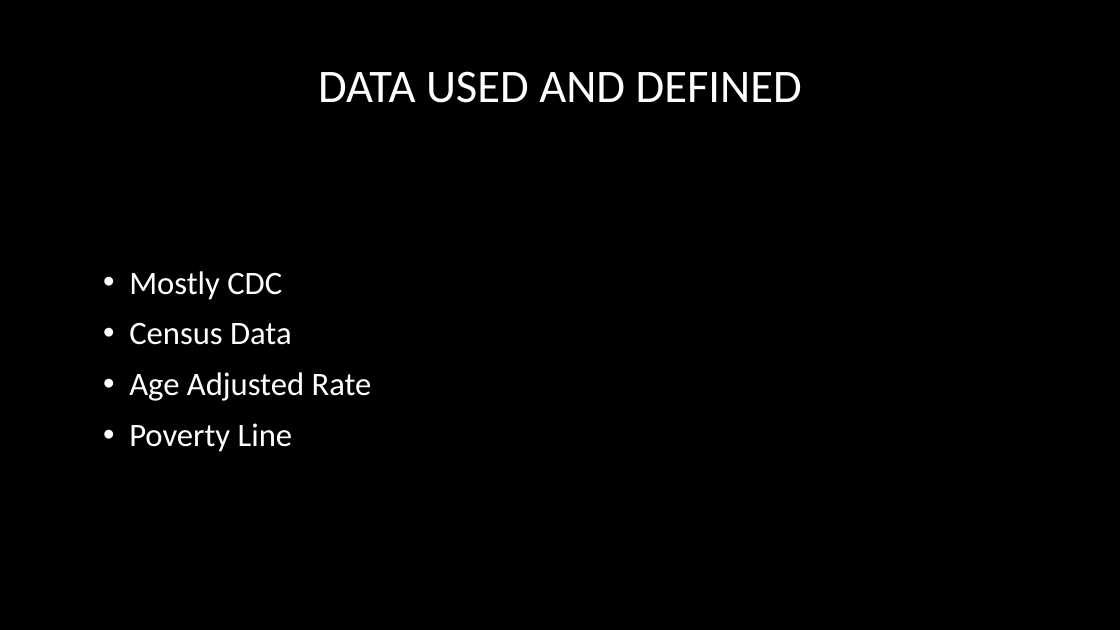
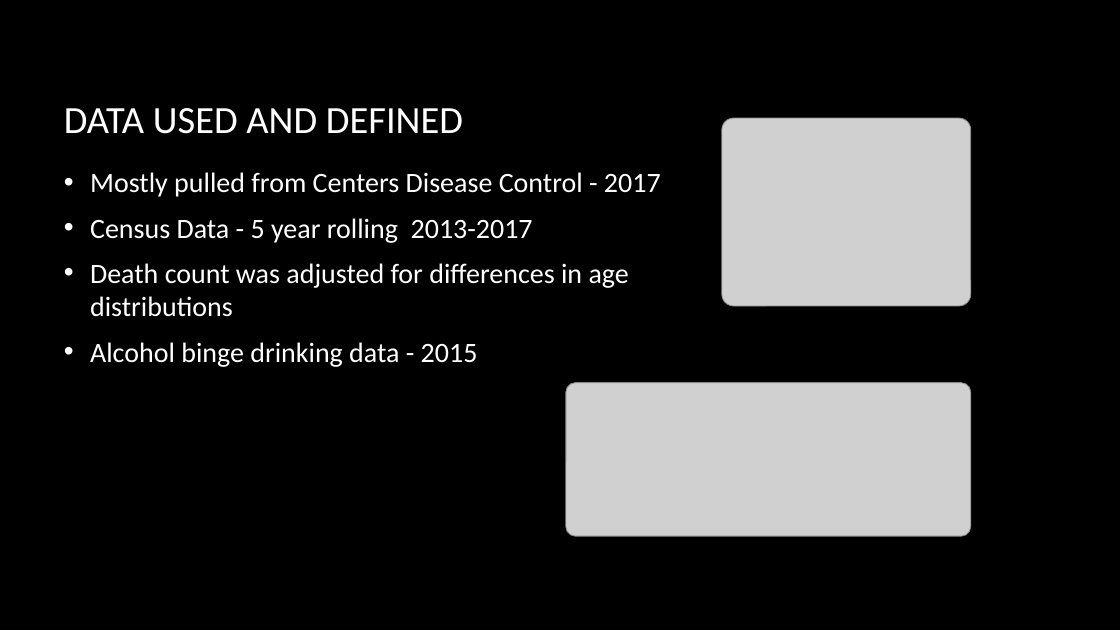
Before and after one commit to Phantogram/Project-BTTV, a slide deck: slide 5 of Project_One_BTTV.pptx. Drawn at 1120x630 pixels with LibreOffice and Linux fonts; fonts in the diff are those of the drawing; grey boxes stand for pictures; background and template pictures are left out. Boxes give left, top, right and bottom in pixels: in the first picture for what was removed or moved away, otherwise in the second. Text is boxed around its words. In the diff, an @@ line names an element or a change of style, - is before the commit and + after.

```diff
--- a/Project_One_BTTV.pptx
+++ b/Project_One_BTTV.pptx
@@ title "DATA USED AND DEFINED": place and size @@
-title "DATA USED AND DEFINED" at [318, 71, 802, 103]
+title "DATA USED AND DEFINED" at [64, 108, 463, 134]
@@ title "DATA USED AND DEFINED" at [64, 108, 463, 134]: size 40 to 33 pt; alignment centre to left; line spacing 1 to 0.9 @@
@@ picture added at [722, 118, 970, 307] @@
@@ text at [90, 172, 661, 367]: text changed; size 28 to 24 pt @@
-• Mostly CDC
-• Census Data
-• Age Adjusted Rate
-• Poverty Line
+• Mostly pulled from Centers Disease Control - 2017
+• Census Data - 5 year rolling 2013-2017
+• Death count was adjusted for differences in age distributions
+• Alcohol binge drinking data - 2015
@@ picture added at [566, 383, 971, 537] @@
```
Also in this commit, not shown: 8 other slides changed.
